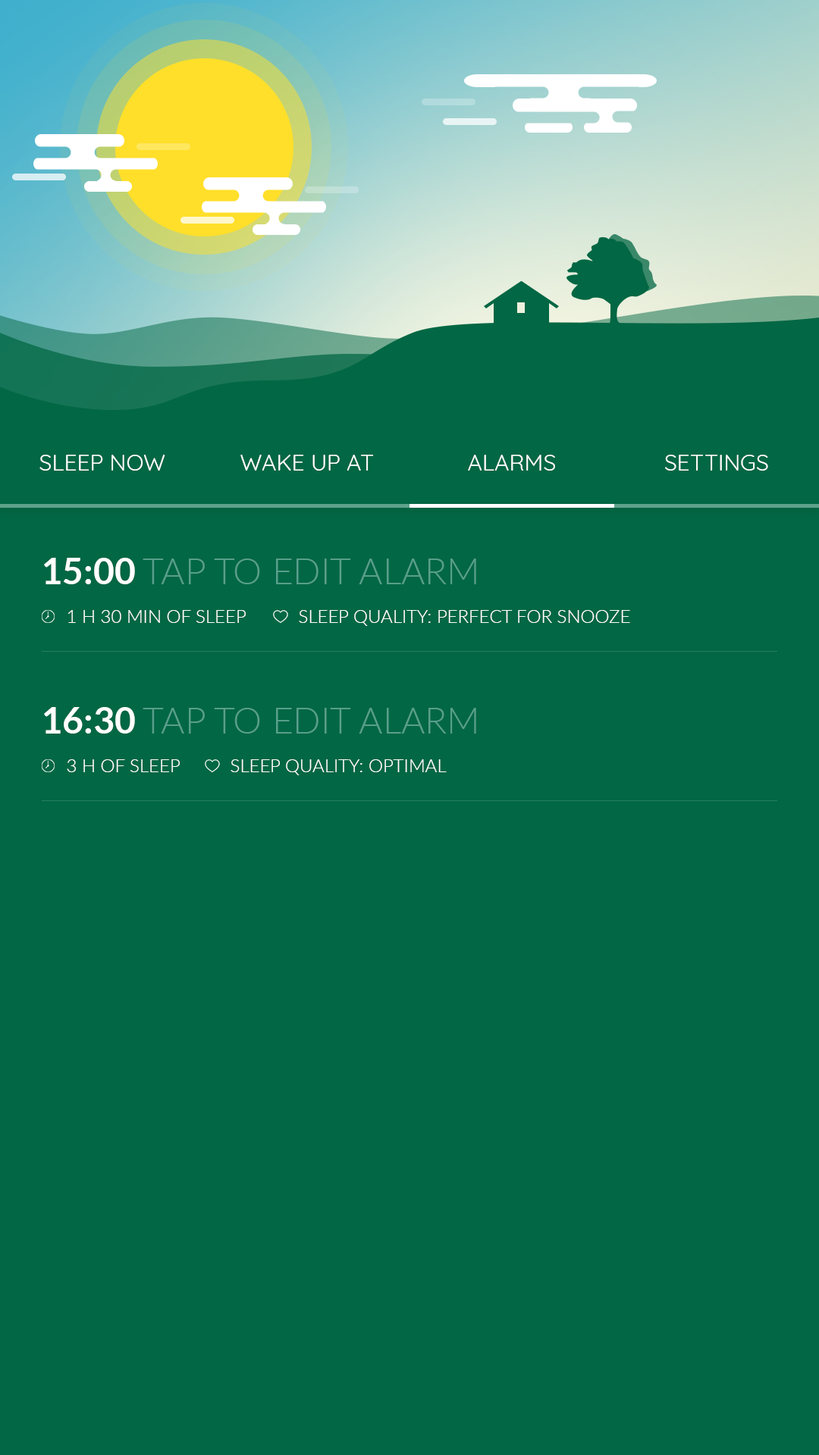
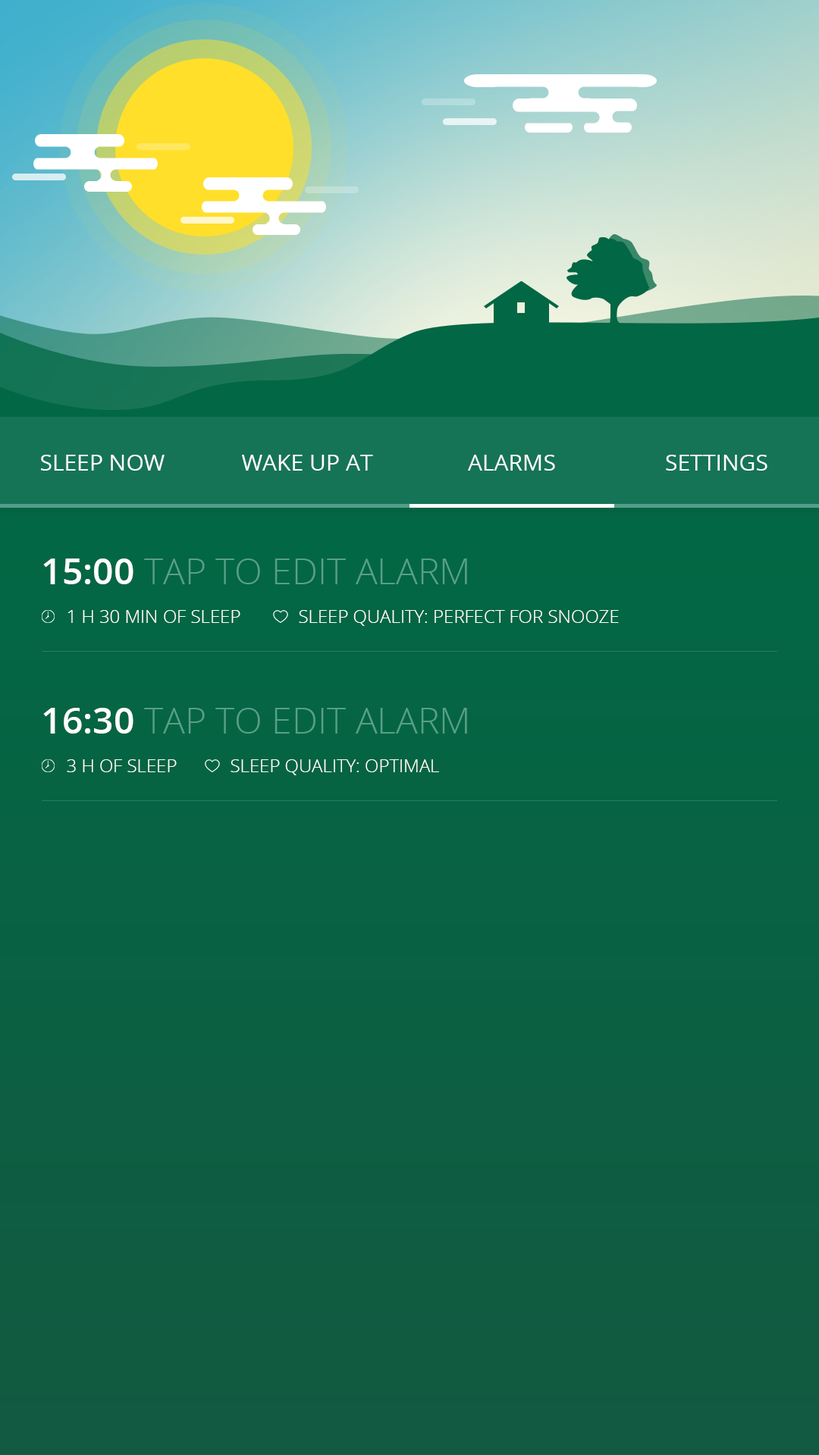
Comparing the layer stacks of the two 819x1455 images. Changes:
painted on "SLEEP NOW" over bbox(39, 454, 166, 471)
painted on "WAKE UP AT" over bbox(240, 454, 374, 471)
painted on "ALARMS" over bbox(467, 454, 555, 471)
painted on "SETTINGS" over bbox(664, 454, 768, 471)
painted on "position_bar" over bbox(0, 504, 819, 508)
painted on "navbar_background" over bbox(0, 416, 819, 508)
painted on "15:00 TAP TO EDIT ALARm" over bbox(43, 557, 477, 585)
painted on "1 H 30 MIN of sleep" over bbox(67, 610, 246, 624)
painted on "SLEEP QUALITY: UNHEALTHY" (1st of 2, in "main" › "BODY" › "LIST" › "list_element_1" › "bottom_elements" › "sleep_quality_info") over bbox(298, 610, 630, 627)
painted on "16:30 TAP TO EDIT ALARm" over bbox(43, 707, 477, 734)
painted on "3 h of sleep" over bbox(66, 759, 180, 773)
painted on "SLEEP QUALITY: UNHEALTHY" (2nd of 2, in "main" › "BODY" › "LIST" › "list_element_2" › "bottom_elements" › "sleep_quality_info") over bbox(230, 759, 447, 776)
